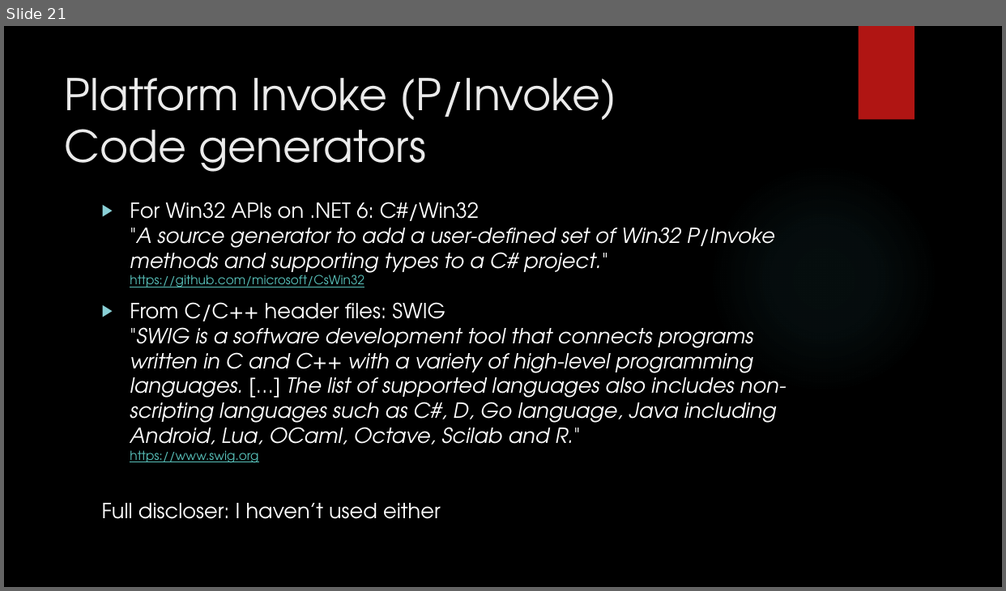
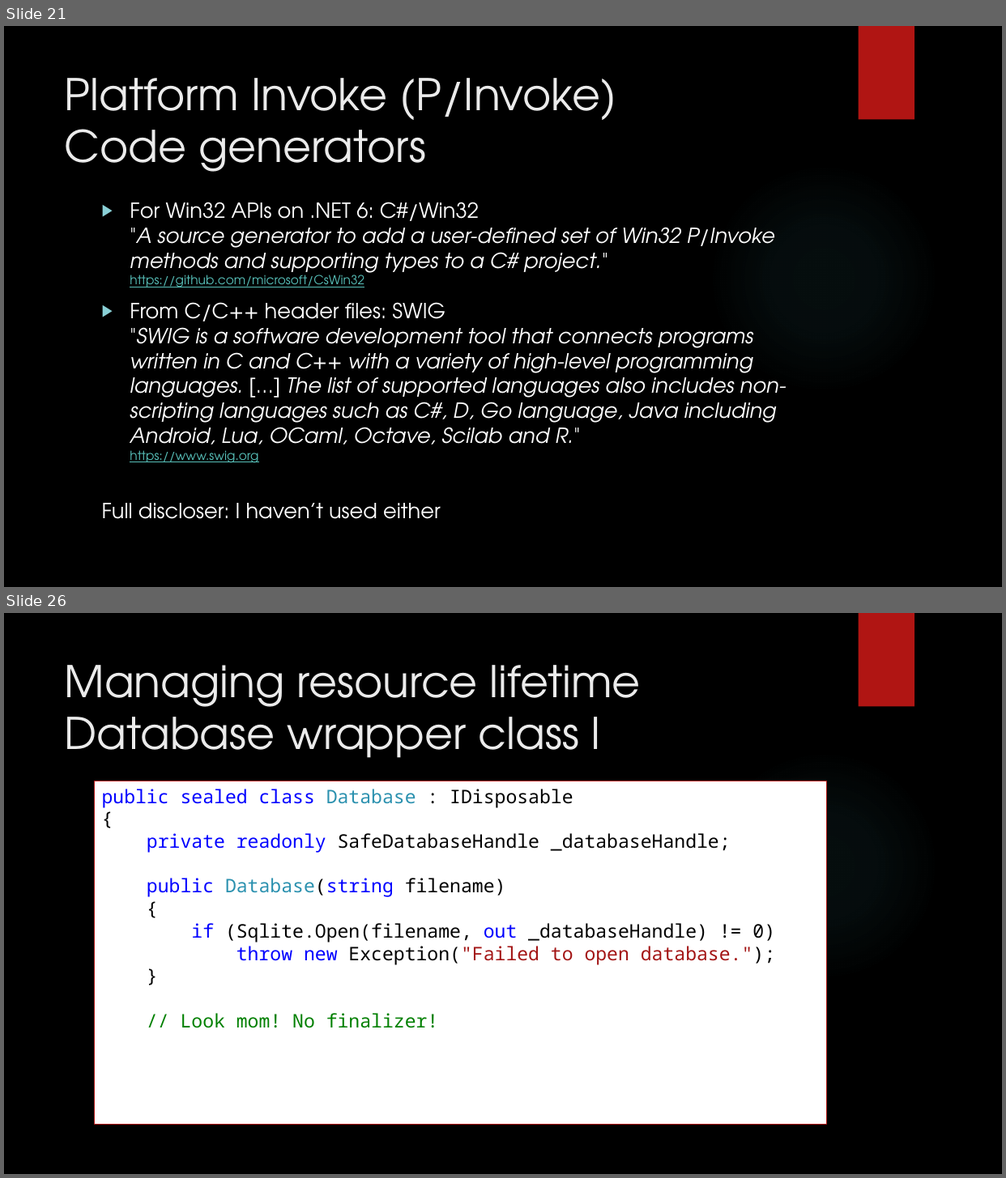
Before and after one commit to dennisdietrich/UnsafeCSharp, a slide deck: doc/Introduction to unsafe C#.pptx. Shown one above the other, each under a label of ours: slide 21 before the commit, slides 21 and 26 after it; the slides between them are not shown. The pictures are 1006x591 and 1006x1178 pixels, drawn with LibreOffice and Linux fonts; fonts in the diff are those of the drawing; background and template pictures are left out. Boxes give left, top, right and bottom in pixels: in the first picture for what was removed or moved away, otherwise in the second. Text is boxed around its words. In the diff, an @@ line names an element or a change of style, - is before the commit and + after.

```diff
--- a/doc/Introduction to unsafe C#.pptx
+++ b/doc/Introduction to unsafe C#.pptx
@@ slide 26 added at [4,613,1002,1174], background picture (left out); not listed: 2 template elements that a slide beside it also shows @@
@@ title added at [65,665,641,758], 42 pt, text #EBEBEB @@
+Managing resource lifetime
+Database wrapper class I
@@ rectangle added at [95,781,827,1125], fill #FFFFFF, outline #B01513 1.25 pt, 18 pt, text #000000 @@
+public sealed class Database : IDisposable
+{
+private readonly SafeDatabaseHandle _databaseHandle;
+public Database(string filename)
+{
+if (Sqlite.Open(filename, out _databaseHandle) != 0)
+throw new Exception("Failed to open database.");
+}
+// Look mom! No finalizer!
```
Also in this commit, not shown: 2 slides changed, 8 other slides added, 2 other files.
